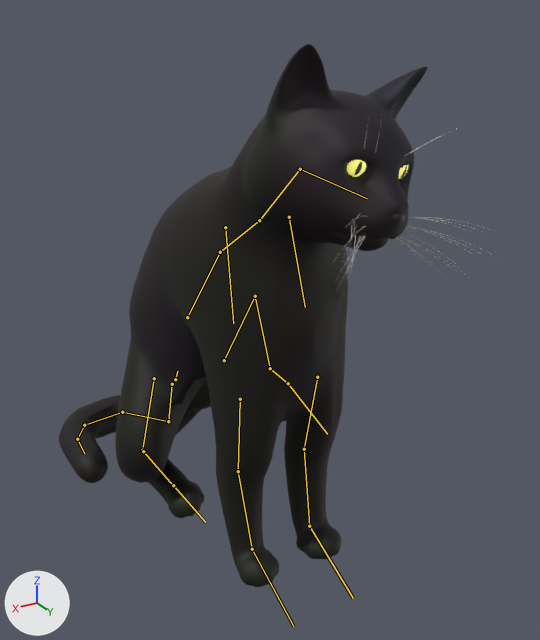
What one commit did to the glTF model lobby/cat.glb.
Before and after are seen from a 50 mm camera at (0.284, 0.542, 0.465) aimed at (-0.029, 0.02, 0.205). Lighting does not change. The marker at lower left points along +X, +Y and +Z. The picture after the commit comes second. Both versions are drawn at frame 34 of the action 'cat_scratch'; the numbers are the values there. The bones that change, and the others that lie on the model, are drawn over the model as lines.

In view in the first picture: 'Cat3DBody', 'Cat3DCornea_-1', 'Cat3DCornea_1', 'Cat3DLid_-1', 'Cat3DLid_1', 'Cat3DNose', 'Cat3DWhiskers'.
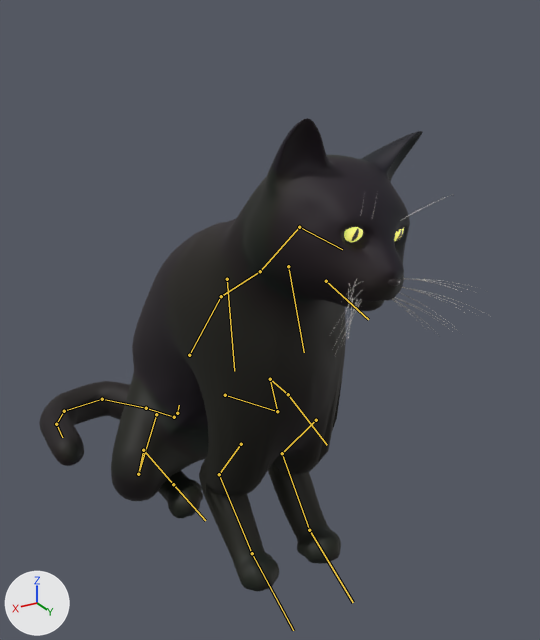
Changed parts and their boxes [x1, y1, x2, y2] in the pictures (540 x 640 px):
'Cat3DBody', posed (13% shorter)
    before: [59, 44, 428, 587]
    after: [39, 118, 422, 591]
'Cat3DWhiskers', posed (7% narrower)
    before: [334, 118, 494, 279]
    after: [331, 191, 479, 350]
'Cat3DCornea_-1', posed (mostly hidden)
    before: [399, 164, 410, 179]
    after: [394, 227, 405, 242]
'Cat3DNose', posed
    before: [392, 214, 405, 222]
    after: [387, 279, 401, 286]
'Cat3DLid_-1', posed (mostly hidden)
    before: [399, 162, 408, 181]
    after: [395, 226, 406, 243]
bone 'hips', root to tip
    before: (175, 379) to (177, 371)
    after: (177, 413) to (179, 405)
bone 'upperarm.L', root to tip
    before: (240, 399) to (238, 471)
    after: (241, 444) to (219, 474)
bone 'forearm.L', root to tip
    before: (238, 471) to (252, 549)
    after: (219, 474) to (252, 553)
bone 'hand.L', root to tip
    before: (252, 549) to (293, 626)
    after: (252, 553) to (293, 630)
bone 'upperarm.R', root to tip
    before: (317, 377) to (304, 449)
    after: (316, 420) to (282, 453)
bone 'forearm.R', root to tip
    before: (304, 449) to (309, 526)
    after: (282, 453) to (309, 530)
bone 'hand.R', root to tip
    before: (309, 526) to (353, 598)
    after: (309, 530) to (353, 602)
bone 'tail1', root to tip
    before: (172, 384) to (168, 421)
    after: (174, 417) to (146, 408)
bone 'tail2', root to tip
    before: (168, 421) to (122, 412)
    after: (146, 408) to (102, 399)
bone 'tail3', root to tip
    before: (122, 412) to (84, 425)
    after: (102, 399) to (64, 411)
bone 'tail4', root to tip
    before: (84, 425) to (77, 439)
    after: (64, 411) to (56, 424)
bone 'tail5', root to tip
    before: (77, 439) to (84, 453)
    after: (56, 424) to (62, 437)
bone 'thigh.L', root to tip
    before: (154, 378) to (142, 450)
    after: (156, 414) to (138, 474)
bone 'shin.L', root to tip
    before: (142, 450) to (143, 451)
    after: (138, 474) to (143, 450)
bone 'foot.L', root to tip
    before: (143, 451) to (173, 486)
    after: (143, 450) to (173, 484)
bone 'thigh.R', root to tip
    before: (224, 360) to (255, 296)
    after: (225, 395) to (277, 411)
bone 'shin.R', root to tip
    before: (255, 296) to (270, 368)
    after: (277, 411) to (270, 379)
bone 'foot.R', root to tip
    before: (270, 368) to (288, 383)
    after: (270, 379) to (288, 394)
bone 'toe.R', root to tip
    before: (288, 383) to (327, 434)
    after: (288, 394) to (327, 445)

The change, as a list of edits to the scene's bpy script:
```text
Change bone_hips:
    where bone_hips = bpy.data.objects['CatRig'].pose.bones['hips']  # child of 'root'
    bone_hips.location: (0.0, 0.083, -0.158) -> (0.0, 0.089, -0.2)
Change bone_upperarm_l:
    where bone_upperarm_l = bpy.data.objects['CatRig'].pose.bones['upperarm.L']  # child of 'scap.L'
    bone_upperarm_l.rotation_quaternion: (0.981, -0.194, 0.0, -0.022) -> (0.899, -0.437, 0.0, 0.017)  # degrees (-22, 0, -2) -> degrees (-52, 1, 2)
Change bone_forearm_l:
    where bone_forearm_l = bpy.data.objects['CatRig'].pose.bones['forearm.L']  # child of 'upperarm.L'
    bone_forearm_l.rotation_quaternion: (0.996, 0.084, 0.0, -0.01) -> (0.806, 0.587, 0.0, -0.072)  # degrees (10, 0, -1) -> degrees (72, 5, -7)
Change bone_hand_l:
    where bone_hand_l = bpy.data.objects['CatRig'].pose.bones['hand.L']  # child of 'forearm.L'
    bone_hand_l.rotation_quaternion: (1.0, -0.014, 0.0, -0.004) -> (0.955, -0.295, 0.0, 0.013)  # degrees (-2, 0, 0) -> degrees (-34, 0, 1)
Change bone_upperarm_r:
    where bone_upperarm_r = bpy.data.objects['CatRig'].pose.bones['upperarm.R']  # child of 'scap.R'
    bone_upperarm_r.rotation_quaternion: (0.981, -0.194, 0.0, 0.022) -> (0.899, -0.437, 0.0, -0.017)  # degrees (-22, 0, 2) -> degrees (-52, -1, -2)
Change bone_forearm_r:
    where bone_forearm_r = bpy.data.objects['CatRig'].pose.bones['forearm.R']  # child of 'upperarm.R'
    bone_forearm_r.rotation_quaternion: (0.996, 0.084, 0.0, 0.01) -> (0.806, 0.587, 0.0, 0.072)  # degrees (10, 0, 1) -> degrees (72, -5, 7)
Change bone_hand_r:
    where bone_hand_r = bpy.data.objects['CatRig'].pose.bones['hand.R']  # child of 'forearm.R'
    bone_hand_r.rotation_quaternion: (1.0, -0.014, 0.0, 0.004) -> (0.955, -0.295, 0.0, -0.013)  # degrees (-2, 0, 0) -> degrees (-34, 0, -1)
Change bone_tail1:
    where bone_tail1 = bpy.data.objects['CatRig'].pose.bones['tail1']  # child of 'hips'
    bone_tail1.rotation_quaternion: (0.991, -0.13, 0.0, -0.026) -> (-0.743, 0.646, 0.0, 0.174)  # degrees (-15, 0, -3) -> degrees (-80, -13, -15)
Change bone_tail2:
    where bone_tail2 = bpy.data.objects['CatRig'].pose.bones['tail2']  # child of 'tail1'
    bone_tail2.rotation_quaternion: (0.686, -0.569, 0.0, -0.452) -> (0.961, -0.166, 0.0, -0.221)  # degrees (-66, -31, -46) -> degrees (-19, -4, -25)
Change bone_tail3:
    where bone_tail3 = bpy.data.objects['CatRig'].pose.bones['tail3']  # child of 'tail2'
    bone_tail3.rotation_quaternion: (0.901, 0.279, 0.0, -0.332) -> (0.889, 0.129, 0.0, -0.44)  # degrees (31, 11, -37) -> degrees (13, 7, -52)
Change bone_tail4:
    where bone_tail4 = bpy.data.objects['CatRig'].pose.bones['tail4']  # child of 'tail3'
    bone_tail4.rotation_quaternion: (0.884, 0.313, 0.0, -0.347) -> (0.888, 0.161, 0.0, -0.432)  # degrees (35, 13, -39) -> degrees (17, 8, -51)
Change bone_tail5:
    where bone_tail5 = bpy.data.objects['CatRig'].pose.bones['tail5']  # child of 'tail4'
    bone_tail5.rotation_quaternion: (0.945, 0.295, 0.0, -0.144) -> (0.954, 0.228, 0.0, -0.194)  # degrees (34, 5, -16) -> degrees (26, 5, -22)
Change bone_thigh_l:
    where bone_thigh_l = bpy.data.objects['CatRig'].pose.bones['thigh.L']  # child of 'hips'
    bone_thigh_l.rotation_quaternion: (0.923, -0.278, 0.0, -0.265) -> (0.935, -0.12, 0.0, -0.334)  # degrees (-31, -8, -30) -> degrees (-13, -5, -39)
Change bone_shin_l:
    where bone_shin_l = bpy.data.objects['CatRig'].pose.bones['shin.L']  # child of 'thigh.L'
    bone_shin_l.rotation_quaternion: (0.892, -0.441, 0.0, 0.103) -> (0.71, -0.7, 0.0, 0.077)  # degrees (-52, 5, 11) -> degrees (-89, 6, 6)
Change bone_foot_l:
    where bone_foot_l = bpy.data.objects['CatRig'].pose.bones['foot.L']  # child of 'shin.L'
    bone_foot_l.rotation_quaternion: (0.611, 0.698, 0.0, 0.373) -> (0.488, 0.727, 0.0, 0.482)  # degrees (88, -31, 32) -> degrees (95, -45, 41)
Change bone_thigh_r:
    where bone_thigh_r = bpy.data.objects['CatRig'].pose.bones['thigh.R']  # child of 'hips'
    bone_thigh_r.rotation_quaternion: (0.59, 0.616, 0.0, 0.523) -> (0.723, -0.383, 0.0, 0.575)  # degrees (72, -40, 54) -> degrees (-38, 26, 68)
Change bone_shin_r:
    where bone_shin_r = bpy.data.objects['CatRig'].pose.bones['shin.R']  # child of 'thigh.R'
    bone_shin_r.rotation_quaternion: (0.723, -0.671, 0.0, -0.163) -> (0.117, -0.801, 0.0, -0.587)  # degrees (-84, -13, -14) -> degrees (-147, -70, -24)
Change bone_foot_r:
    where bone_foot_r = bpy.data.objects['CatRig'].pose.bones['foot.R']  # child of 'shin.R'
    bone_foot_r.rotation_quaternion: (0.864, 0.053, 0.0, -0.501) -> (0.902, -0.105, 0.0, -0.418)  # degrees (5, 3, -60) -> degrees (-11, -5, -49)
Change bone_toe_r:
    where bone_toe_r = bpy.data.objects['CatRig'].pose.bones['toe.R']  # child of 'foot.R'
    bone_toe_r.rotation_quaternion: (0.688, -0.573, 0.0, 0.444) -> (0.886, -0.323, 0.0, -0.332)  # degrees (-67, 31, 45) -> degrees (-36, -12, -37)
```
